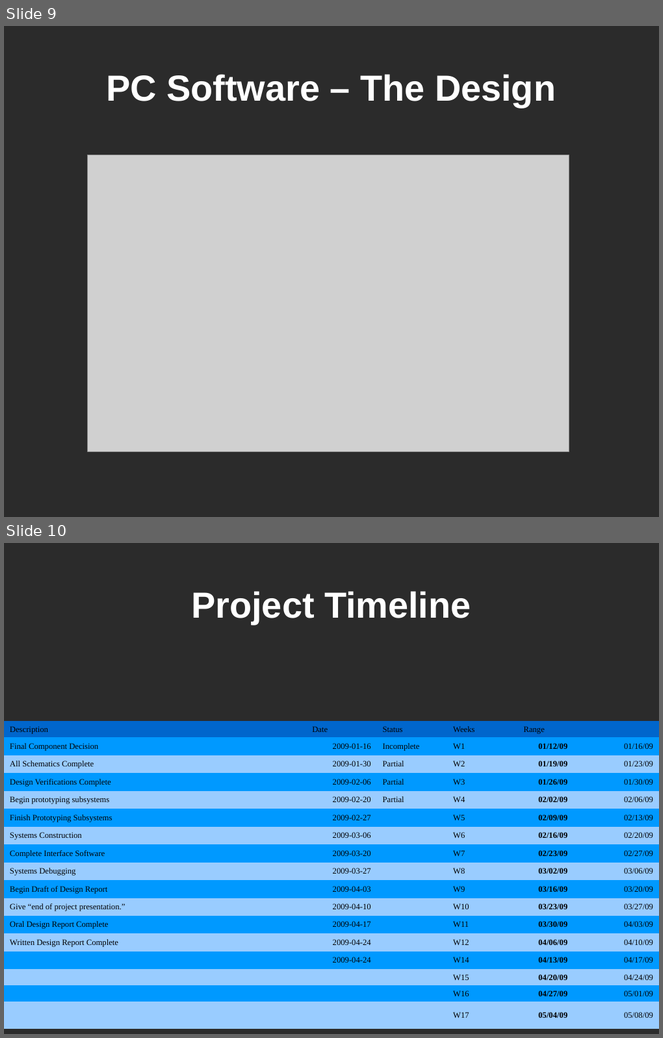
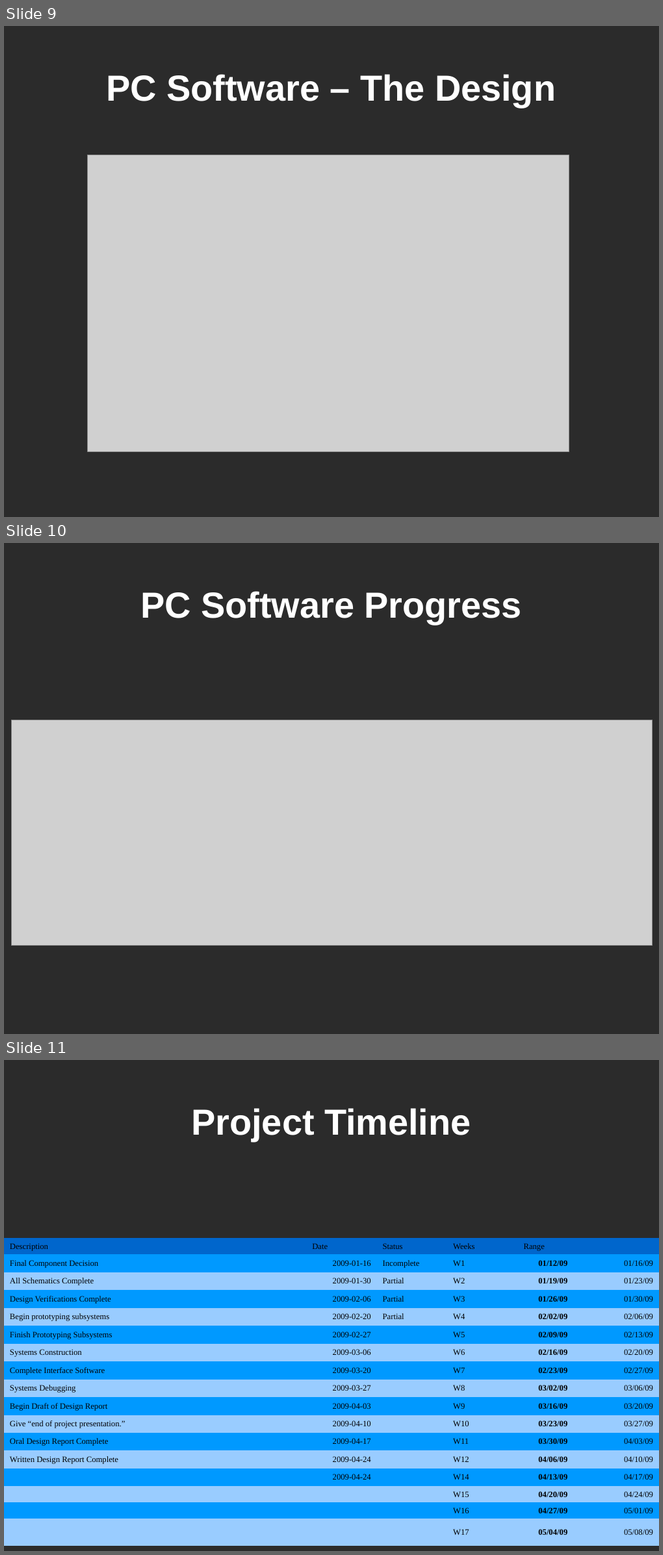
Before and after one commit to lordofhyphens/ece495a, a slide deck: forms/ProgressPresentation.odp. Shown one above the other, each under a label of ours: slides 9 and 10 before the commit, slides 9, 10 and 11 after it. The pictures are 663x1038 and 663x1555 pixels, drawn with LibreOffice and Linux fonts; fonts in the diff are those of the drawing; grey boxes stand for pictures; background and template pictures are left out; a plain dark background stands for a picture behind light text. Boxes give left, top, right and bottom in pixels: in the first picture for what was removed or moved away, otherwise in the second. Text is boxed around its words. In the diff, an @@ line names an element or a change of style, - is before the commit and + after.

```diff
--- a/forms/ProgressPresentation.odp
+++ b/forms/ProgressPresentation.odp
@@ slide 10 added at (4, 543, 659, 1034), background picture (left out) @@
@@ title added at (140, 591, 522, 624), 44 pt, text #FFFFFF, bold @@
+PC Software Progress
@@ picture added at (11, 720, 652, 945) @@
@@ what was slide 10 is now slide 11 @@
```
Also in this commit, not shown: 1 slide changed.
